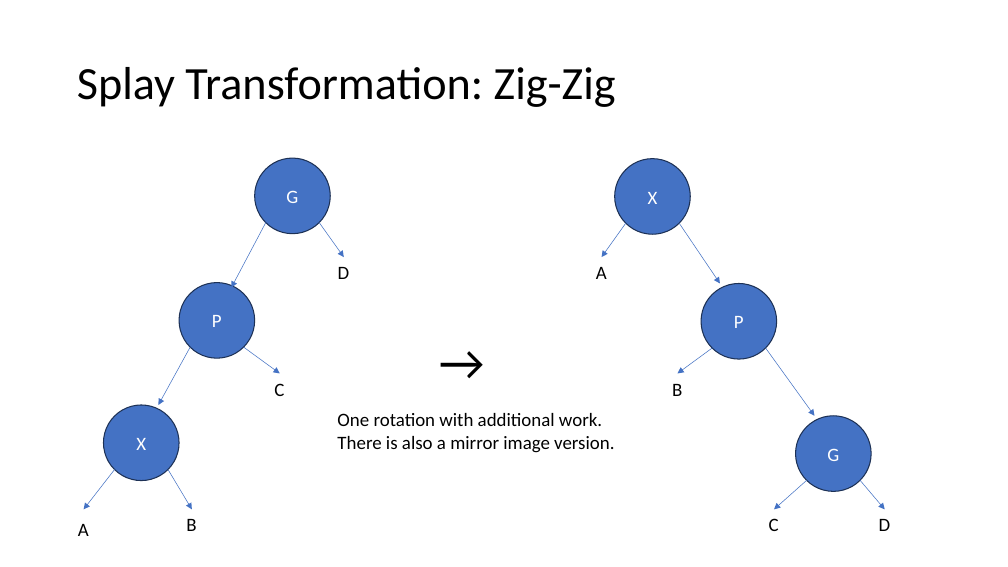
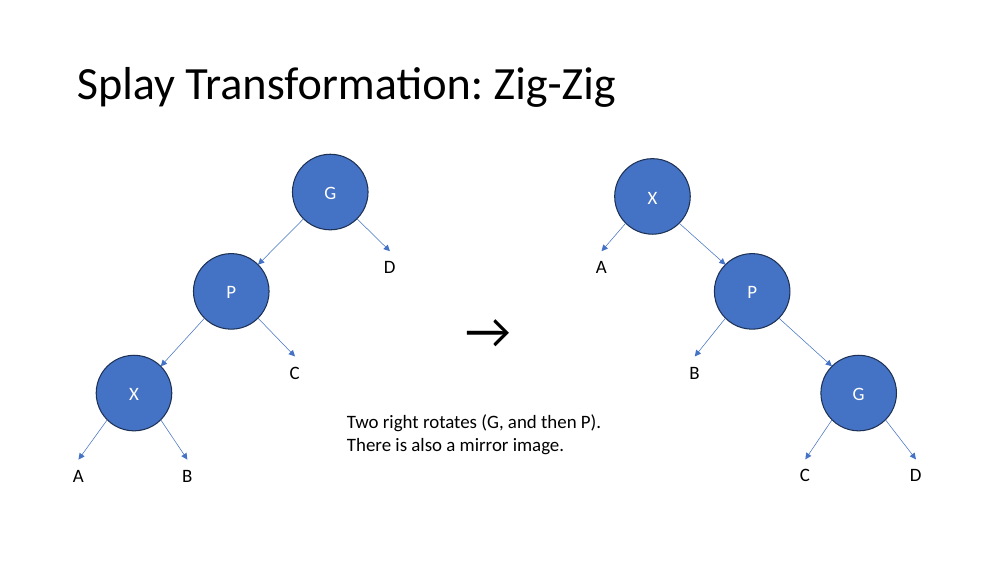
Before and after one commit to pchapin/cpp, a slide deck: slide 14 of SplayTree/SplayTrees.pptx. Drawn at 1008x567 pixels with LibreOffice and Linux fonts; fonts in the diff are those of the drawing. Boxes give left, top, right and bottom in pixels: in the first picture for what was removed or moved away, otherwise in the second. Text is boxed around its words. In the diff, an @@ line names an element or a change of style, - is before the commit and + after.

Commit message:
Cleaned up and extended the presentation on splay trees.

```diff
--- a/SplayTree/SplayTrees.pptx
+++ b/SplayTree/SplayTrees.pptx
@@ ellipse "G": place and size @@
-ellipse "G" at bbox=[255, 158, 330, 234]
+ellipse "G" at bbox=[293, 154, 368, 230]
@@ arrow moved from (266, 222) - (231, 288) to (304, 219) - (258, 265) @@
@@ arrow moved from (319, 222) - (344, 257) to (357, 219) - (390, 251) @@
@@ arrow moved from (626, 223) - (602, 257) to (626, 223) - (602, 251) @@
@@ arrow moved from (679, 223) - (720, 284) to (679, 223) - (726, 265) @@
@@ ellipse "P": place and size @@
-ellipse "P" at bbox=[179, 283, 255, 358]
+ellipse "P" at bbox=[194, 253, 269, 329]
@@ text "D": place and size @@
-text "D" at bbox=[338, 267, 350, 279]
+text "D" at bbox=[384, 261, 396, 273]
@@ text "A": place and size @@
-text "A" at bbox=[596, 267, 607, 279]
+text "A" at bbox=[596, 261, 607, 273]
@@ ellipse "P": place and size @@
-ellipse "P" at bbox=[701, 284, 777, 359]
+ellipse "P" at bbox=[715, 253, 790, 329]
@@ text "→": place and size @@
-text "→" at bbox=[432, 326, 493, 395]
+text "→" at bbox=[458, 295, 520, 364]
@@ arrow moved from (191, 347) - (159, 405) to (205, 318) - (161, 367) @@
@@ arrow moved from (243, 347) - (280, 374) to (258, 318) - (295, 357) @@
@@ arrow moved from (712, 348) - (678, 374) to (726, 318) - (695, 357) @@
@@ arrow moved from (766, 348) - (814, 416) to (779, 318) - (833, 367) @@
@@ ellipse "X": place and size @@
-ellipse "X" at bbox=[104, 405, 179, 481]
+ellipse "X" at bbox=[96, 355, 172, 431]
@@ text "C": place and size @@
-text "C" at bbox=[274, 383, 284, 396]
+text "C" at bbox=[290, 366, 300, 379]
@@ text "B": place and size @@
-text "B" at bbox=[672, 384, 682, 396]
+text "B" at bbox=[689, 367, 699, 379]
@@ ellipse "G": place and size @@
-ellipse "G" at bbox=[796, 416, 871, 492]
+ellipse "G" at bbox=[821, 355, 897, 431]
@@ text at bbox=[347, 414, 601, 455]: text changed @@
-One rotation with additional work.
-There is also a mirror image version.
+Two right rotates (G, and then P).
+There is also a mirror image.
@@ 2 arrows, 1 text: place and size @@
-2 arrows, 1 text at bbox=[84, 470, 196, 531]
+2 arrows, 1 text at bbox=[79, 420, 192, 482]
@@ arrow moved from (807, 480) - (774, 510) to (833, 420) - (805, 460) @@
@@ arrow moved from (861, 480) - (885, 510) to (885, 420) - (917, 460) @@
@@ text "A": place and size @@
-text "A" at bbox=[78, 524, 89, 536]
+text "A" at bbox=[73, 470, 84, 482]
@@ text "C": place and size @@
-text "C" at bbox=[769, 518, 779, 531]
+text "C" at bbox=[800, 468, 810, 481]
@@ text "D": place and size @@
-text "D" at bbox=[879, 519, 891, 531]
+text "D" at bbox=[910, 469, 922, 481]
```
Also in this commit, not shown: 13 other slides changed, 3 slides added.
